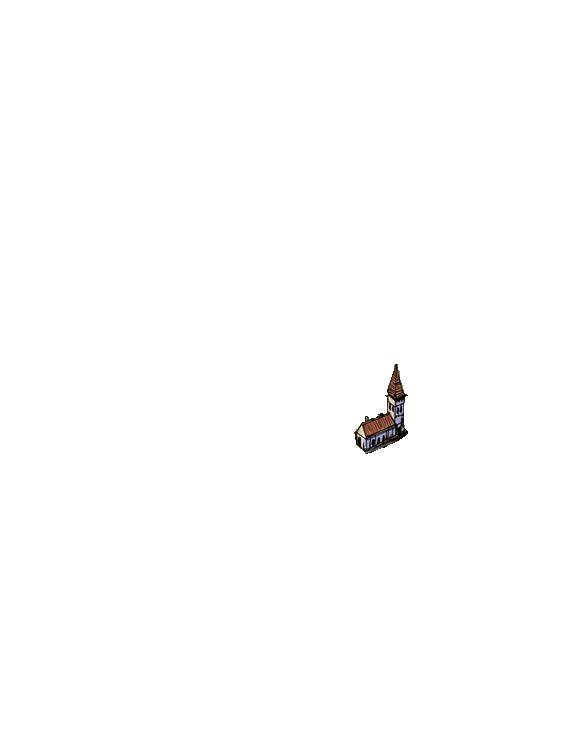
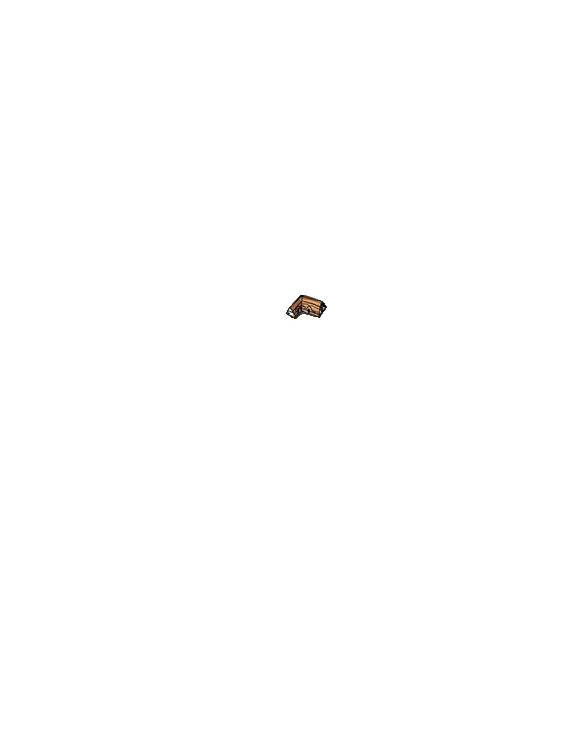
The second 564 × 752 image is a revision of the first. Changes to its layers:
hid "church" over bbox(354, 364, 409, 454)
added layer "cabin" above "farmhouse" over bbox(286, 295, 327, 322)
